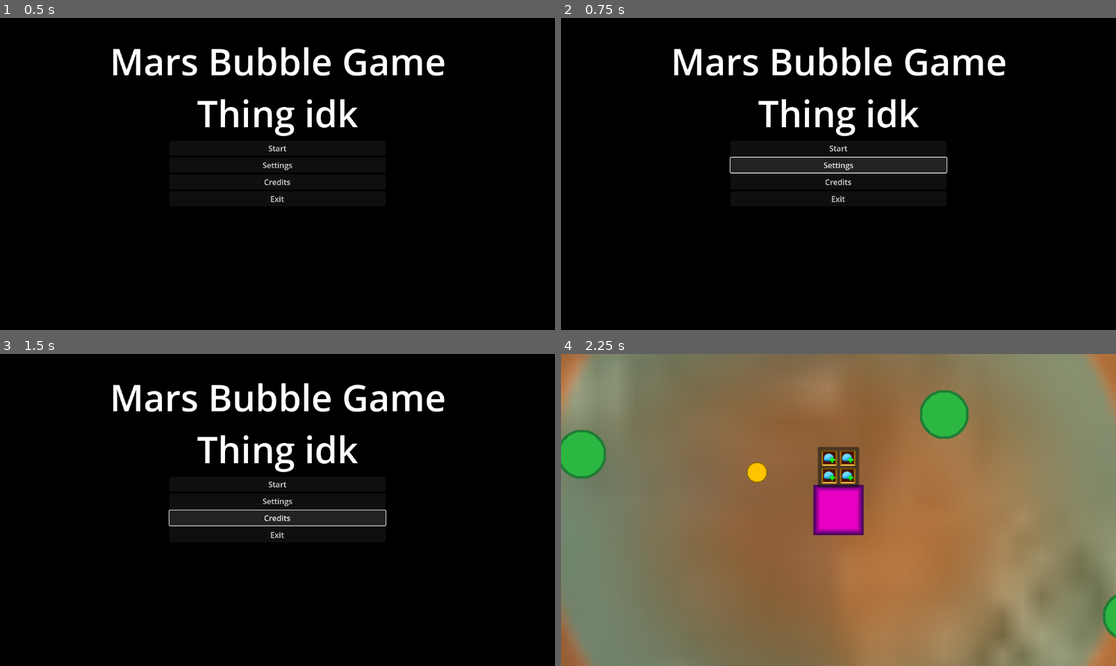
Above: before the commit, frames 1-4 (two rows, left to right).
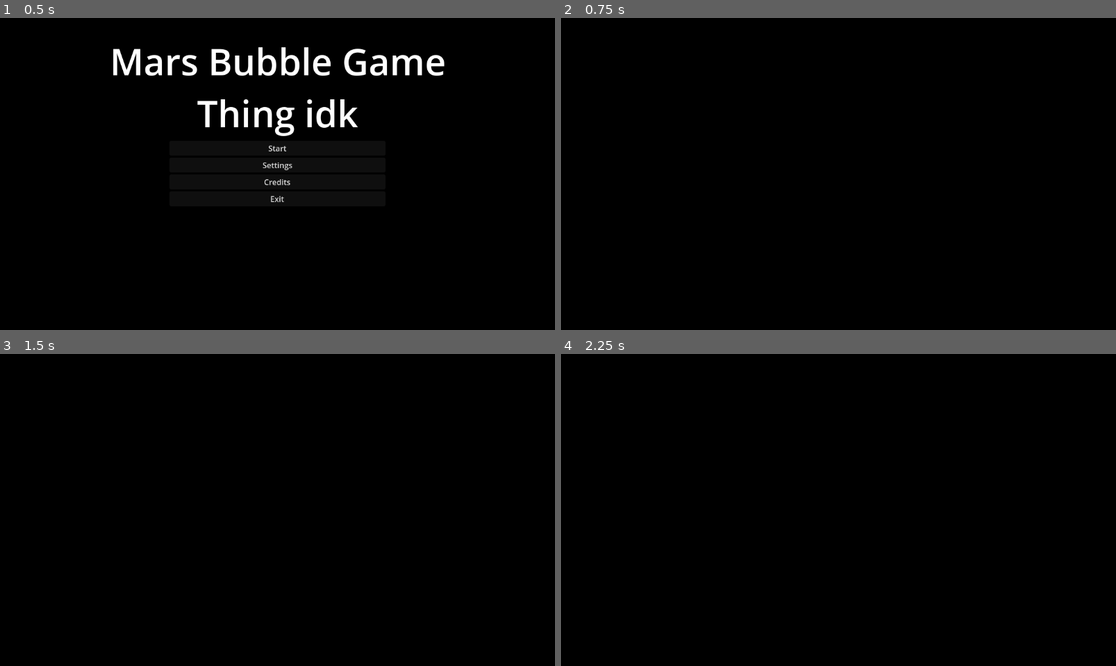
Above: after the commit, the same moments.

Repository: Fach01/Bopulation-Bubble-Beyond
Game: Godot game, scene res://Scenes/MainMenu.tscn
The game is run twice, just before and just after one commit, with the same random seed, the same clock (stepped at 60 frames per second) and the same inputs.
Inputs (mouse positions are in pixels of both pictures, inside the frame that each line leads up to):
- Up to frame 1 (0.5 s): no input
- Up to frame 2 (0.75 s): click "Settings" at 0.5 s
- Up to frame 3 (1.5 s): click (277, 519) at 1.25 s, where only the run before the commit has a clickable "Credits"
- Up to frame 4 (2.25 s): click (838, 485) at 2 s, where only the run before the commit has a clickable "Start"

Frame 1 is identical in both runs. In frame 2, 5.5% of the frame differs, in the area x 20-81%, y 9-60%; in frame 3, 5.4%; in frame 4, 100%, in the area x 0-100%, y 0-100%.

Commit message:
created the credits and the settings scenes
i also added menu functionality to go to them

Diff:
--- /dev/null
+++ b/Scenes/CreditScene.tscn
@@ -0,0 +1,3 @@
+[gd_scene format=3 uid="uid://ddlmb2e8skpw1"]
+
+[node name="CreditScene" type="Node2D"]
--- a/Scenes/GameScene.tscn
+++ b/Scenes/GameScene.tscn
@@ -1,6 +1,6 @@
 [gd_scene load_steps=12 format=3 uid="uid://df8u303eews57"]
 
-[ext_resource type="Script" path="res://Scenes/resource_manager.gd" id="1_uj0k0"]
+[ext_resource type="Script" path="res://Scripts/resource_manager.gd" id="1_uj0k0"]
 [ext_resource type="PackedScene" uid="uid://c1vgspxk4gkk6" path="res://Objects/Resource Node.tscn" id="2_f0crh"]
 [ext_resource type="Script" path="res://Scripts/home_base.gd" id="3_t5err"]
 [ext_resource type="Texture2D" uid="uid://sbqle6wjpmp0" path="res://Assets/Textures/Bubble Upgrade.png" id="4_b6coj"]
--- a/Scenes/MainMenu.tscn
+++ b/Scenes/MainMenu.tscn
@@ -1,8 +1,12 @@
-[gd_scene load_steps=5 format=3 uid="uid://dvfgyur7buu6i"]
+[gd_scene load_steps=9 format=3 uid="uid://dvfgyur7buu6i"]
 
 [ext_resource type="Script" path="res://Scripts/start_button.gd" id="1_fuhc0"]
 [ext_resource type="PackedScene" uid="uid://df8u303eews57" path="res://Scenes/GameScene.tscn" id="2_w0gi0"]
+[ext_resource type="Script" path="res://Scripts/settings_button.gd" id="3_5viag"]
 [ext_resource type="Script" path="res://Scripts/quit_button.gd" id="3_vhwbu"]
+[ext_resource type="PackedScene" uid="uid://drmhge3wcqw3q" path="res://Scenes/SettingsScene.tscn" id="4_ifloi"]
+[ext_resource type="Script" path="res://Scripts/credits_button.gd" id="4_tq7bo"]
+[ext_resource type="PackedScene" uid="uid://ddlmb2e8skpw1" path="res://Scenes/CreditScene.tscn" id="6_b2g2p"]
 
 [sub_resource type="LabelSettings" id="LabelSettings_q0mvl"]
 font_size = 76
@@ -49,13 +53,17 @@
 script = ExtResource("1_fuhc0")
 NewScene = ExtResource("2_w0gi0")
 
-[node name="Button2" type="Button" parent="AspectRatioContainer/Control/VBoxContainer"]
+[node name="Settings Button" type="Button" parent="AspectRatioContainer/Control/VBoxContainer"]
 layout_mode = 2
 text = "Settings"
+script = ExtResource("3_5viag")
+NewScene = ExtResource("4_ifloi")
 
-[node name="Button3" type="Button" parent="AspectRatioContainer/Control/VBoxContainer"]
+[node name="Credits Button" type="Button" parent="AspectRatioContainer/Control/VBoxContainer"]
 layout_mode = 2
 text = "Credits"
+script = ExtResource("4_tq7bo")
+NewScene = ExtResource("6_b2g2p")
 
 [node name="QuitButton" type="Button" parent="AspectRatioContainer/Control/VBoxContainer"]
 layout_mode = 2
--- /dev/null
+++ b/Scenes/SettingsScene.tscn
@@ -0,0 +1,3 @@
+[gd_scene format=3 uid="uid://drmhge3wcqw3q"]
+
+[node name="SettingsScene" type="Node2D"]
--- /dev/null
+++ b/Scripts/credits_button.gd
@@ -0,0 +1,9 @@
+extends Button
+@export var NewScene : PackedScene
+
+# Called when the node enters the scene tree for the first time.
+func _ready():
+	self.pressed.connect(self._button_pressed)
+
+func _button_pressed():
+	get_tree().change_scene_to_packed(NewScene)
--- /dev/null
+++ b/Scripts/settings_button.gd
@@ -0,0 +1,9 @@
+extends Button
+@export var NewScene : PackedScene
+
+# Called when the node enters the scene tree for the first time.
+func _ready():
+	self.pressed.connect(self._button_pressed)
+
+func _button_pressed():
+	get_tree().change_scene_to_packed(NewScene)
Renamed: Scenes/resource_manager.gd -> Scripts/resource_manager.gd
